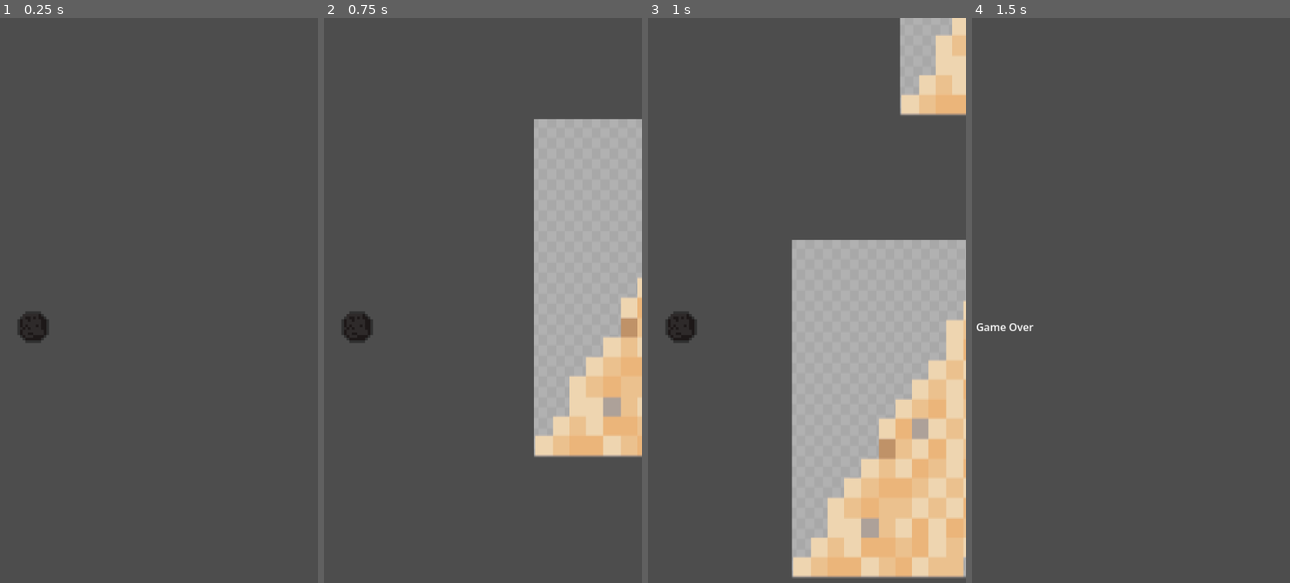
Above: before the commit, frames 1-4 (left to right).
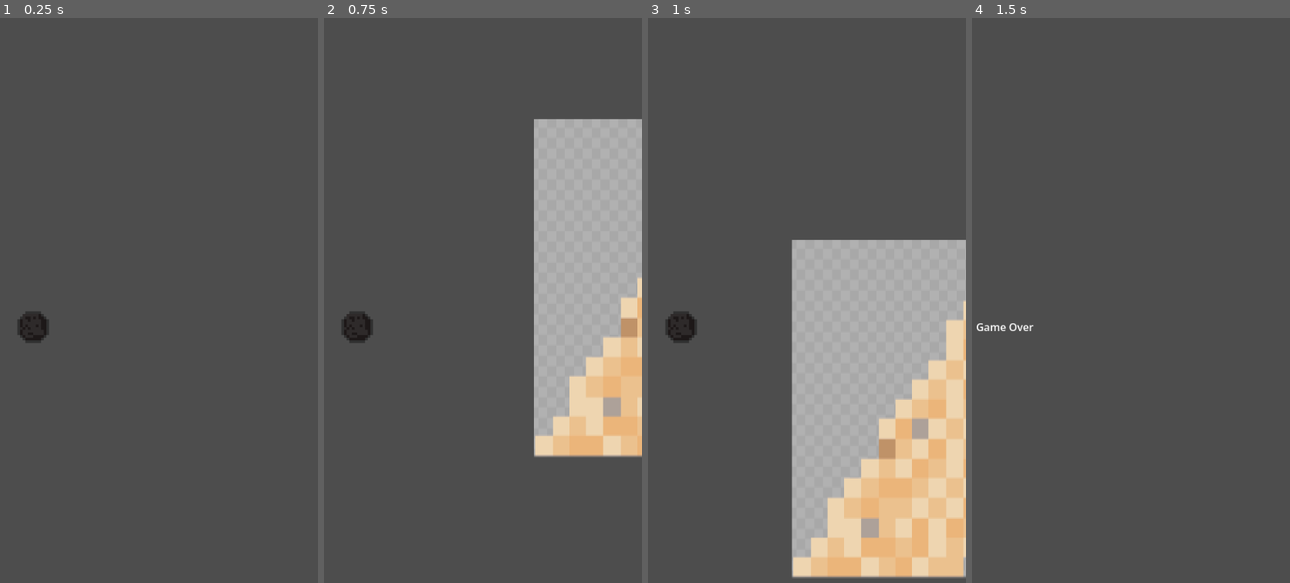
Above: after the commit, the same moments.

Repository: Demofritos/CannonBall
Game: Godot game, scene res://world.tscn
Same seed, same stepped clock (60 frames per second), same inputs: the game is played once before the commit and once after it.
Inputs:
- Up to frame 1 (0.25 s): no input
- Up to frame 2 (0.75 s): tap Enter (ui_accept) at 0.5 s
- Up to frame 3 (1 s): tap Enter (ui_accept) at 0.77 s
- Up to frame 4 (1.5 s): no input

Frames 1-2 are identical in both runs. In frame 3, 3.6% of the frame differs, in the area x 79-100%, y 0-18%; in frame 4, nothing differs.

Commit message:
AQSWEDRFTGHYUJIKOLP;['][POKUHYGRDESASDFGTYHUJIKOLP;[

Diff:
--- a/project.godot
+++ b/project.godot
@@ -41,3 +41,5 @@
 
 textures/canvas_textures/default_texture_filter=0
 rendering_device/driver.windows="d3d12"
+renderer/rendering_method="gl_compatibility"
+renderer/rendering_method.mobile="gl_compatibility"
--- a/world.tscn
+++ b/world.tscn
@@ -4,15 +4,16 @@
 [ext_resource type="PackedScene" uid="uid://cbb6u8lu02dql" path="res://static_body_2d.tscn" id="2_tlwt5"]
 
 [node name="World" type="Node2D" unique_id=1307264536]
+position = Vector2(3, 1)
 
 [node name="Ball" parent="." unique_id=1255316206 instance=ExtResource("2_fj7yv")]
 position = Vector2(452, -1)
 
 [node name="StaticBody2D" parent="." unique_id=813673423 instance=ExtResource("2_tlwt5")]
-position = Vector2(926, -21)
+position = Vector2(906, -40)
 
 [node name="StaticBody2D2" parent="." unique_id=589717040 instance=ExtResource("2_tlwt5")]
 position = Vector2(658, 74)
 
 [node name="StaticBody2D3" parent="." unique_id=1711800153 instance=ExtResource("2_tlwt5")]
-position = Vector2(699, -101)
+position = Vector2(667, -156)
Not shown, added: export_presets.cfg
Not shown, added: cannonball.zip
Not shown, added: cb/index.pck
